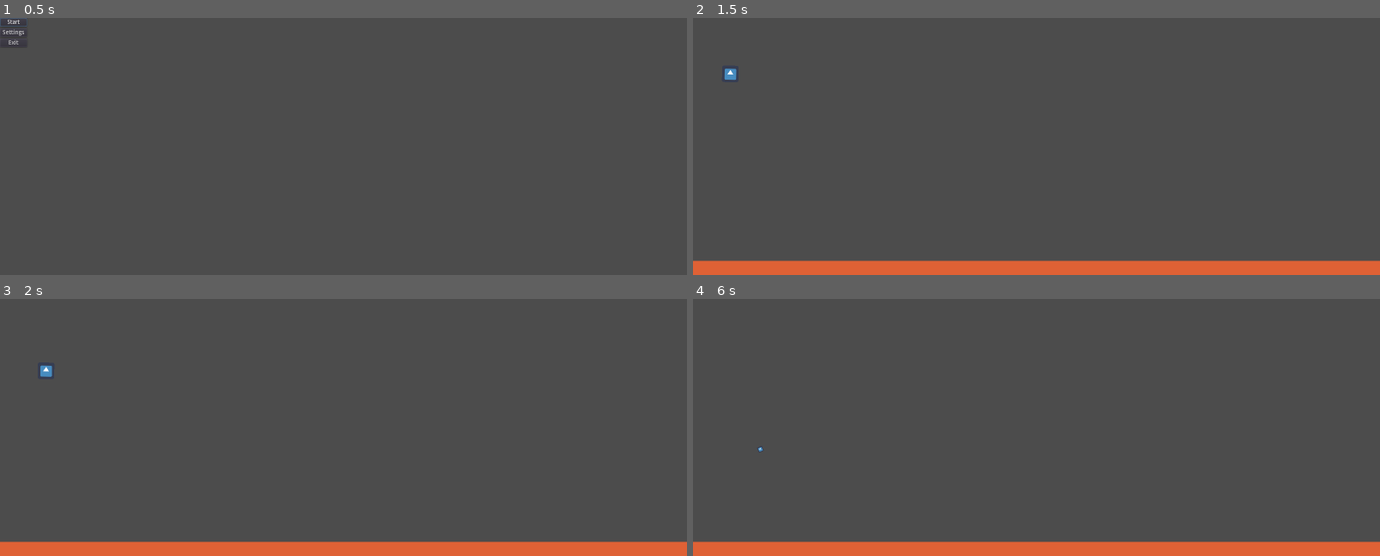
Above: before the commit, frames 1-4 (two rows, left to right).
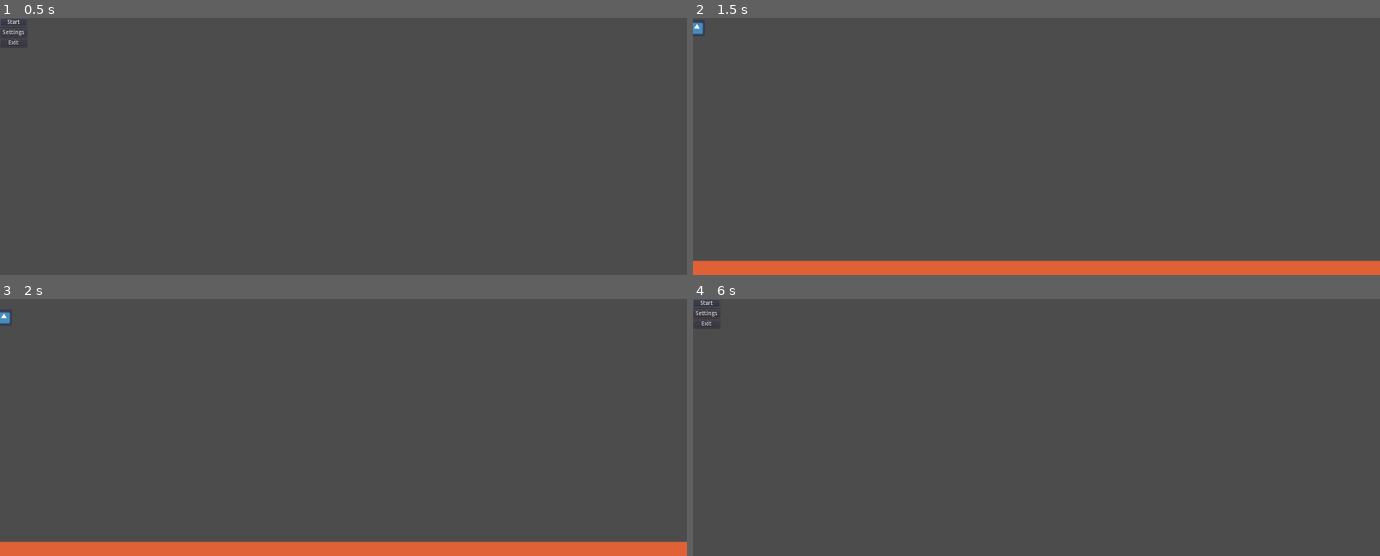
Above: after the commit, the same moments.

Repository: swift456/mars-lander
Game: Godot game, scene res://Menu.tscn
Two runs of this game, one before a commit and one after it. Both use one fixed random seed, a clock stepped at 60 frames per second and the inputs below. The engine's default icon, where the game draws it, is replaced by a stand-in: a white triangle on a blue panel in a dark square.
Inputs:
- Up to frame 1 (0.5 s): no input
- Up to frame 2 (1.5 s): click "Start" at 0.5 s; tap Enter at 1.25 s; hold Right (right) from 1.28 s (still down); tap Space (parachute) at 1.35 s
- Up to frame 3 (2 s): keep holding Right (right)
- Up to frame 4 (6 s): release Right (right) at 2.03 s; hold Left (left) 2.03-2.78 s; tap Space (parachute) at 2.1, 2.75, 2.85, 3.6, 4.25, 4.35, 5.1, 5.75, 5.85 s; hold Right (right) 2.78-3.53 s; tap Enter at 3.5, 5 s; hold Up (thrust) 3.53-4.28 s; hold Left (left) from 4.28 s (still down)

Frame 1 is identical in both runs. In frame 2, 0.1% of the frame differs, in the area x 0-7%, y 1-25%; in frame 3, 0.1%; in frame 4, 5.8%, in the area x 0-100%, y 0-100%.

Commit message:
Approximation of air resistance implemented - needs reviewing to use sane numbers

Diff:
--- a/Prototyping/LandingTest/Lander.gd
+++ b/Prototyping/LandingTest/Lander.gd
@@ -3,31 +3,36 @@
 const parachute = preload("res://Parachute.tscn")
 var parachute_deployed = false
 var parachute_drag = 2
-var drag = 1
+var drag = 0
 var instancing = true
 var instance = parachute
 enum State {FREEFALL, PARACHUTE_DEPLOY, PARACHUTE_CUT, PARACHUTE_DEPLOYED,PARACHUTE_USED,LANDED, DESTROYED, PAUSED}
 var _state = State.FREEFALL
-var density = 0.0020
-
-
-func _ready():
-	apply_central_impulse(Vector2(100,140))
+var density = 0.00000002
+var area = 2000
+var current_velocity = 0
+const CD = 1.7
 
 
 
 
-func _process(delta):
+func _ready():
+	pass
+
+
+
+
+func _physics_process(delta):
 
 
 	input()
 
-	print(rotation)
 
-#	input()
+
+
 
 	var debug_velocity = get_linear_velocity()
-	print((_state)," ",(debug_velocity),(parachute_drag),(parachute_deployed))
+	print((_state)," ",(debug_velocity),(drag),(parachute_deployed))
 
 	match _state:
 
@@ -52,13 +57,13 @@
 
 		State.PARACHUTE_DEPLOYED:
 				print("Parachute Deployed!")
-				set_linear_damp(parachute_drag)
+				area =+ 25
 
 		State.PARACHUTE_CUT:
 				instance.queue_free()
 
 				_state = State.PARACHUTE_USED
-				set_linear_damp(drag)
+
 
 		State.LANDED:
 			if self.get_linear_velocity().y > 40:
@@ -76,6 +81,8 @@
 
 
 func _integrate_forces(state):
+	drag = density * self.get_linear_velocity().y * area * CD * 1/2
+	apply_central_impulse(Vector2(0,-drag))
 	self.set_applied_torque(0)
 	if Input.is_action_pressed("left"):
 		self.set_applied_torque(-100)
--- a/Prototyping/LandingTest/project.godot
+++ b/Prototyping/LandingTest/project.godot
@@ -49,7 +49,7 @@
 
 common/enable_pause_aware_picking=true
 2d/default_gravity=37
-2d/default_linear_damp=0.3
+2d/default_linear_damp=0.0
 
 [rendering]
 
